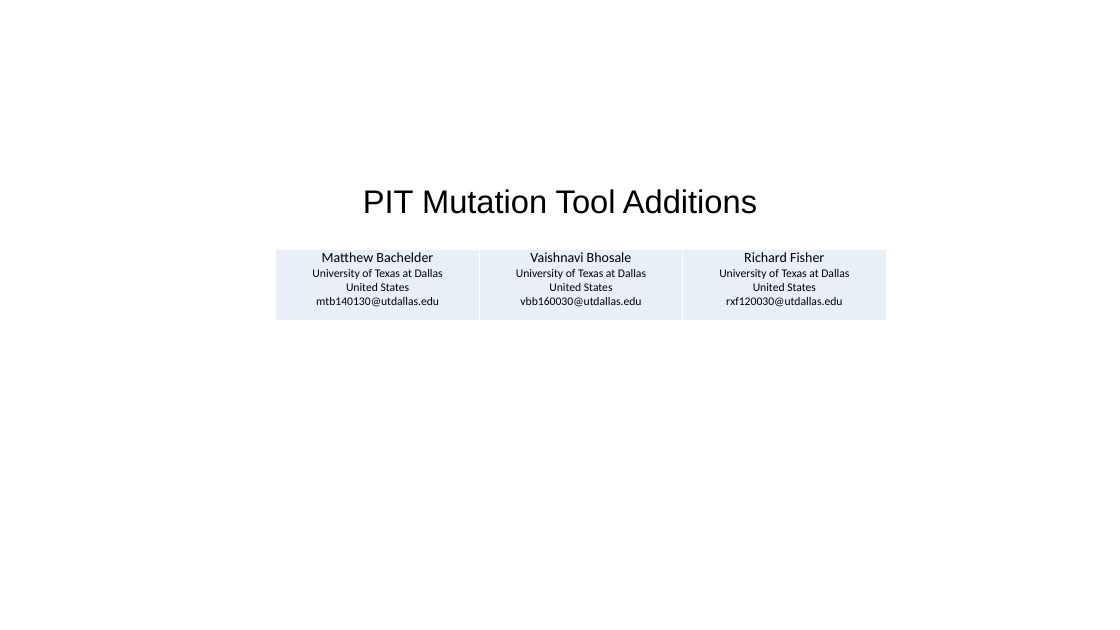
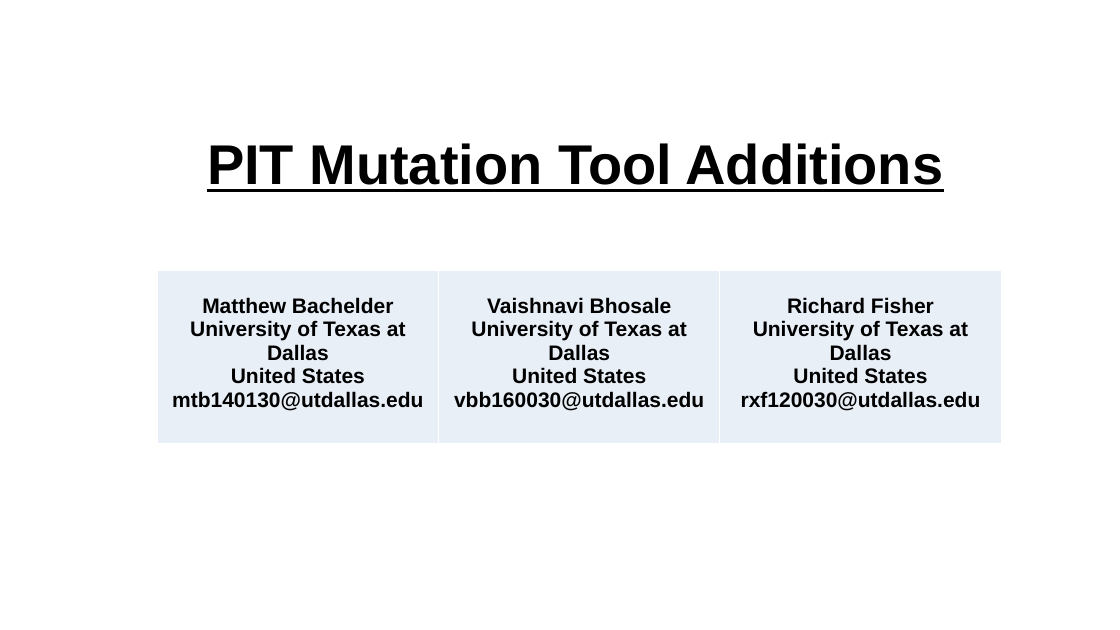
Before and after one commit to matthewbachelder/cs6367, a slide deck: slide 1 of Midterm_Presentation.pptx. Drawn at 1120x630 pixels with LibreOffice and Linux fonts; fonts in the diff are those of the drawing. Boxes give left, top, right and bottom in pixels: in the first picture for what was removed or moved away, otherwise in the second. Text is boxed around its words. In the diff, an @@ line names an element or a change of style, - is before the commit and + after.

```diff
--- a/Midterm_Presentation.pptx
+++ b/Midterm_Presentation.pptx
@@ title "PIT Mutation Tool Additions": place and size @@
-title "PIT Mutation Tool Additions" at box(363, 189, 757, 214)
+title "PIT Mutation Tool Additions" at box(207, 143, 943, 192)
@@ title "PIT Mutation Tool Additions" at box(207, 143, 943, 192): size 28 to 48 pt, bold on, underline on; indent changed @@
@@ table at box(157, 271, 1002, 546) @@
@@ fill #EAEFF7 to #E9EFF7 in row 1 @@
@@ size 12 to 18 pt in "Matthew Bachelder", "Vaishnavi Bhosale", "Richard Fisher" @@
@@ size 10 to 18 pt in "University of Texas at Dallas United States ...", "University of Texas at Dallas United States ...", "University of Texas at Dallas United States ..." @@
@@ font Calibri to Arial, bold on @@
@@ less space between paragraphs @@
@@ table: place and size @@
-table at box(276, 250, 886, 320)
+table at box(157, 271, 1002, 546)
```
Also in this commit, not shown: 4 other slides changed, 9 slides added.
